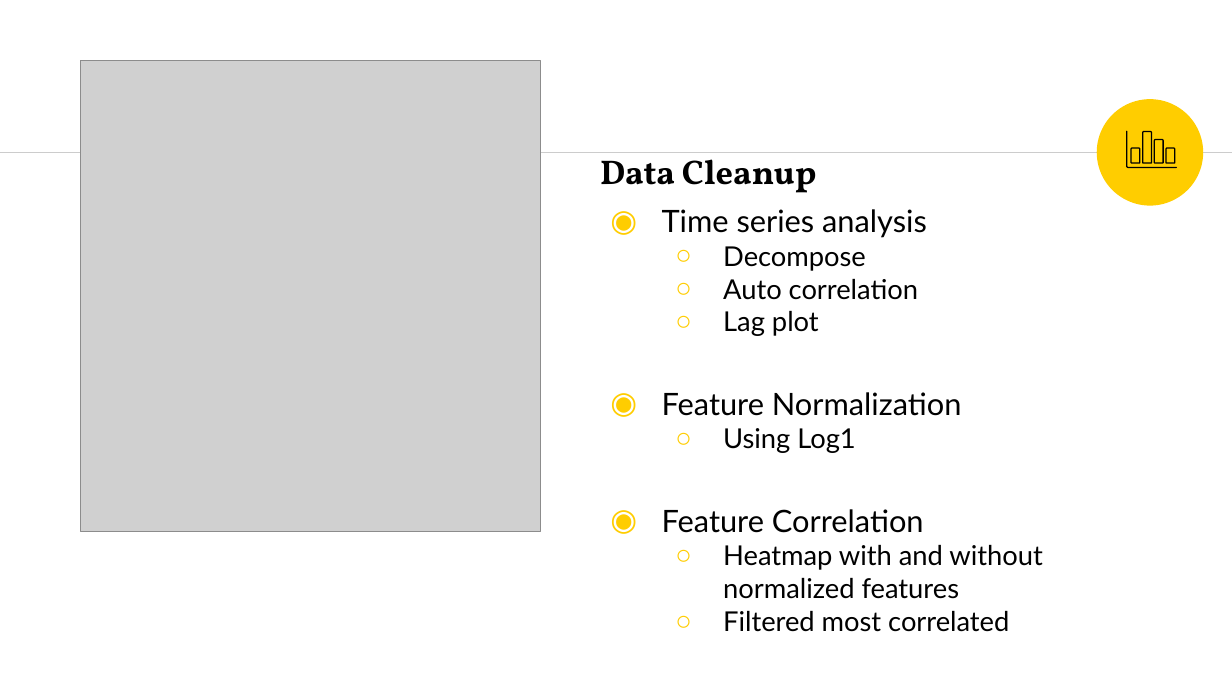
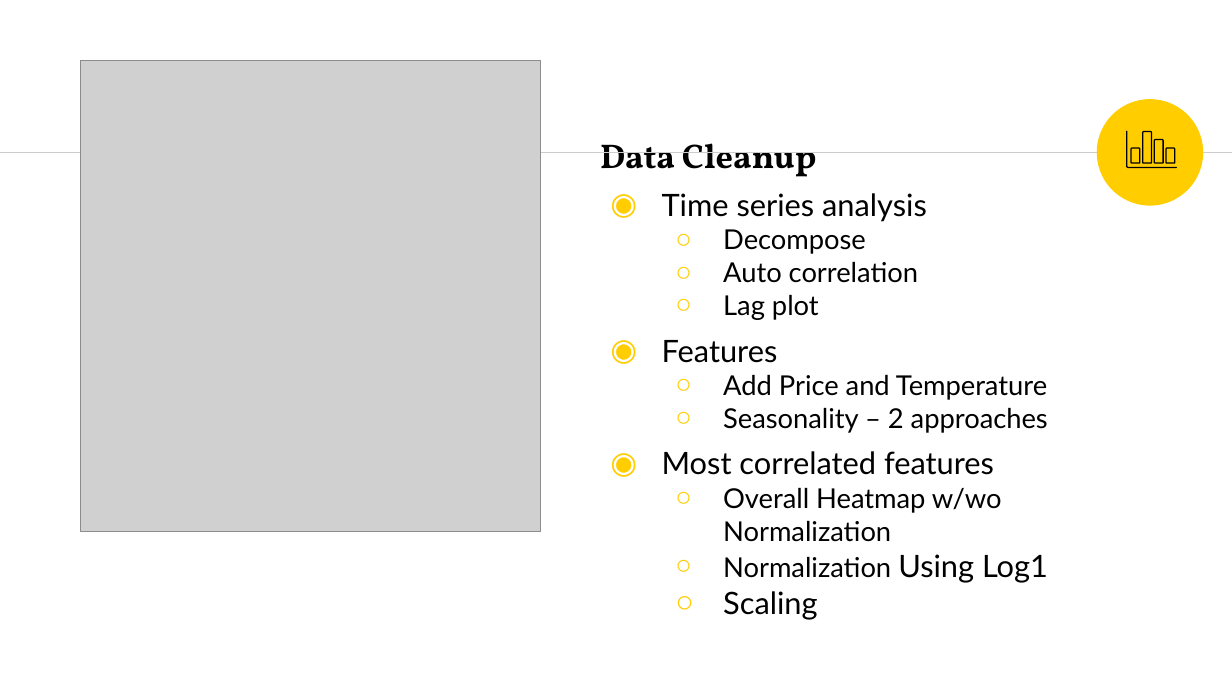
Before and after one commit to gvo34/energy-solar, a slide deck: slide 6 of Energy Solar ppt final version.pptx. Drawn at 1232x693 pixels with LibreOffice and Linux fonts; fonts in the diff are those of the drawing; grey boxes stand for pictures. Boxes give left, top, right and bottom in pixels: in the first picture for what was removed or moved away, otherwise in the second. Text is boxed around its words. In the diff, an @@ line names an element or a change of style, - is before the commit and + after.

```diff
--- a/Energy Solar ppt final version.pptx
+++ b/Energy Solar ppt final version.pptx
@@ text at bbox=[662, 340, 1048, 620]: text changed @@
-◉ Feature Normalization
-  ○ Using Log1
-◉ Feature Correlation
-  ○ Heatmap with and without normalized features
-  ○ Filtered most correlated
+◉ Features
+  ○ Add Price and Temperature
+  ○ Seasonality – 2 approaches
+◉ Most correlated features
+  ○ Overall Heatmap w/wo Normalization
+  ○ Normalization Using Log1
+  ○ Scaling
```
Also in this commit, not shown: 1 other slide changed, 14 other files.
